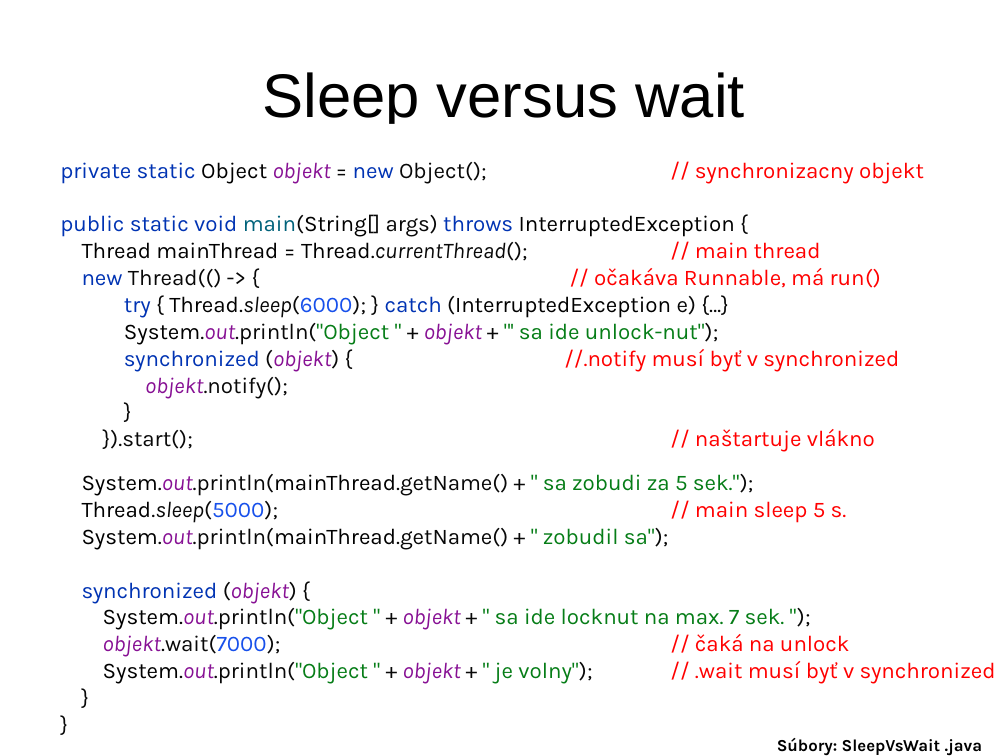
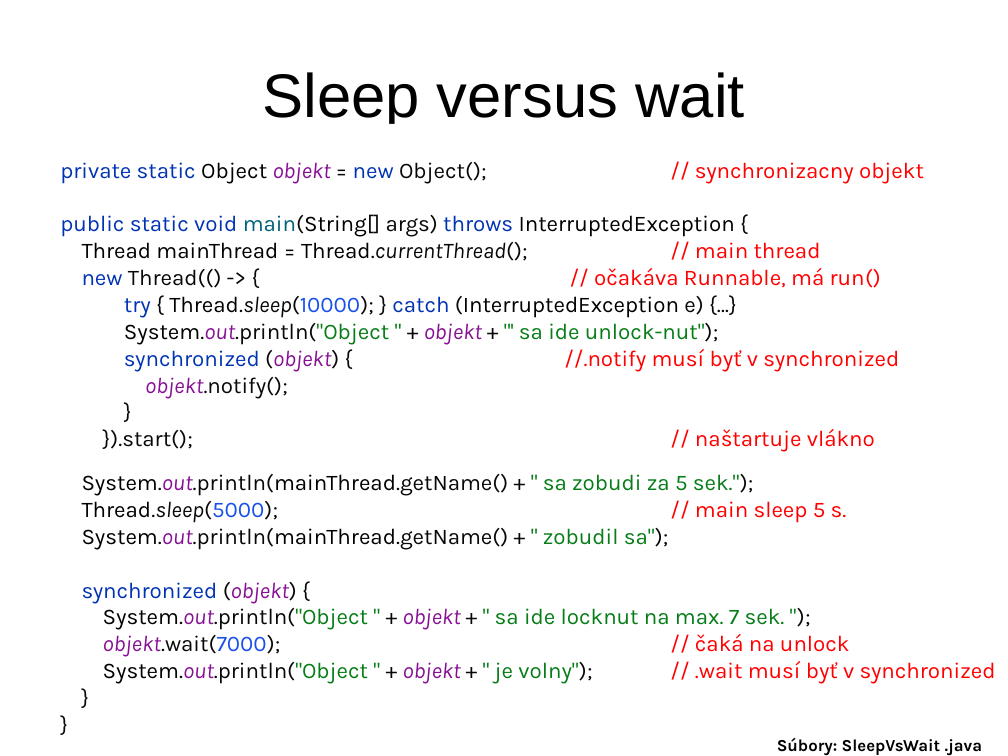
Before and after one commit to Programovanie4/Prednasky, a slide deck: slide 25 of 10/10_java.ppt (slide 24 before the commit). Drawn at 1008x756 pixels with LibreOffice and Linux fonts; fonts in the diff are those of the drawing. Boxes give left, top, right and bottom in pixels: in the first picture for what was removed or moved away, otherwise in the second. Text is boxed around its words. In the diff, an @@ line names an element or a change of style, - is before the commit and + after.

```diff
--- a/10/10_java.ppt
+++ b/10/10_java.ppt
@@ text at box(60, 162, 924, 452): text changed @@
-private static Object objekt = new Object(); // synchronizacny objekt
-public static void main(String[] args) throws InterruptedException {
-Thread mainThread = Thread.currentThread(); // main thread
-new Thread(() -> { // očakáva Runnable, má run()
-try { Thread.sleep(6000); } catch (InterruptedException e) {…}
-System.out.println("Object " + objekt + "' sa ide unlock-nut");
-synchronized (objekt) { //.notify musí byť v synchronized
-objekt.notify();
-}
-}).start(); // naštartuje vlákno
+private static Object objekt = new Object(); // synchronizacny objekt
+public static void main(String[] args) throws InterruptedException {
+Thread mainThread = Thread.currentThread(); // main thread
+new Thread(() -> { // očakáva Runnable, má run()
+try { Thread.sleep(10000); } catch (InterruptedException e) {…}
+System.out.println("Object " + objekt + "' sa ide unlock-nut");
+synchronized (objekt) { //.notify musí byť v synchronized
+objekt.notify();
+}
+}).start(); // naštartuje vlákno
```
Also in this commit, not shown: 1 other slide changed, 1 slide added, 2 other files.
